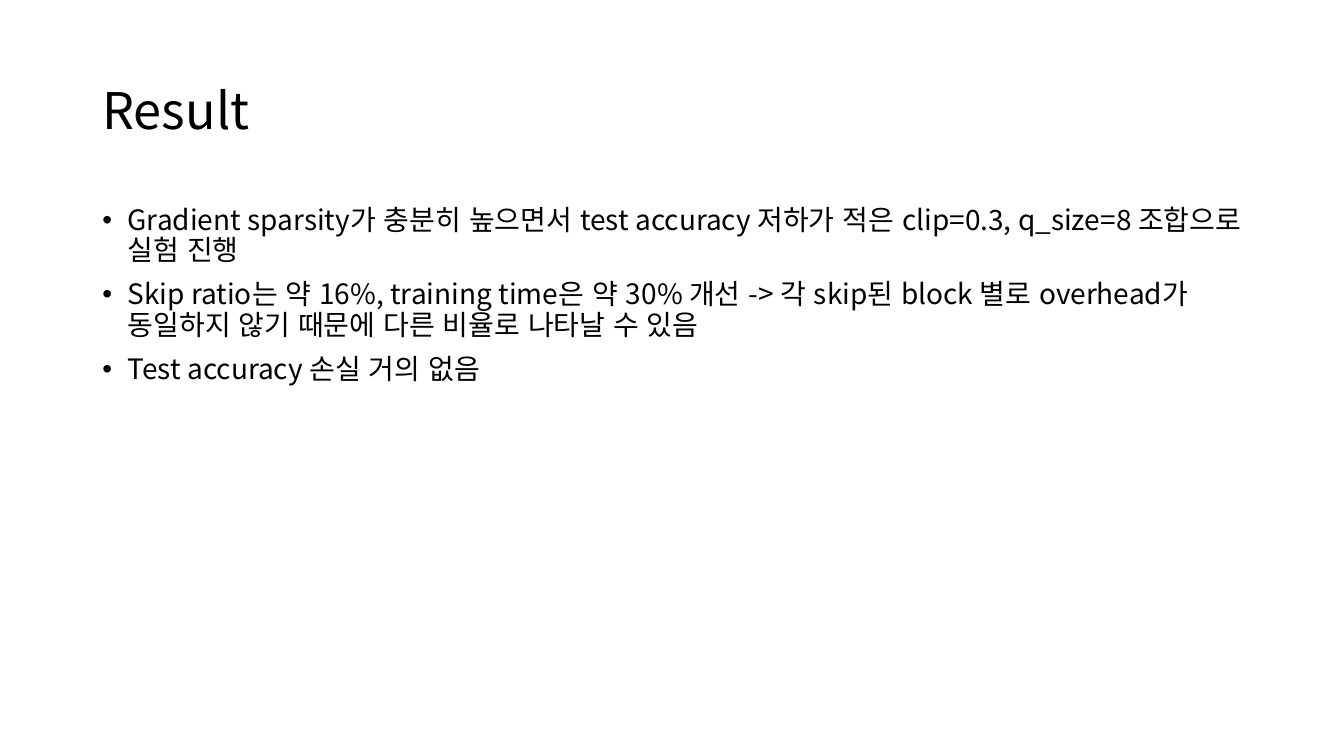
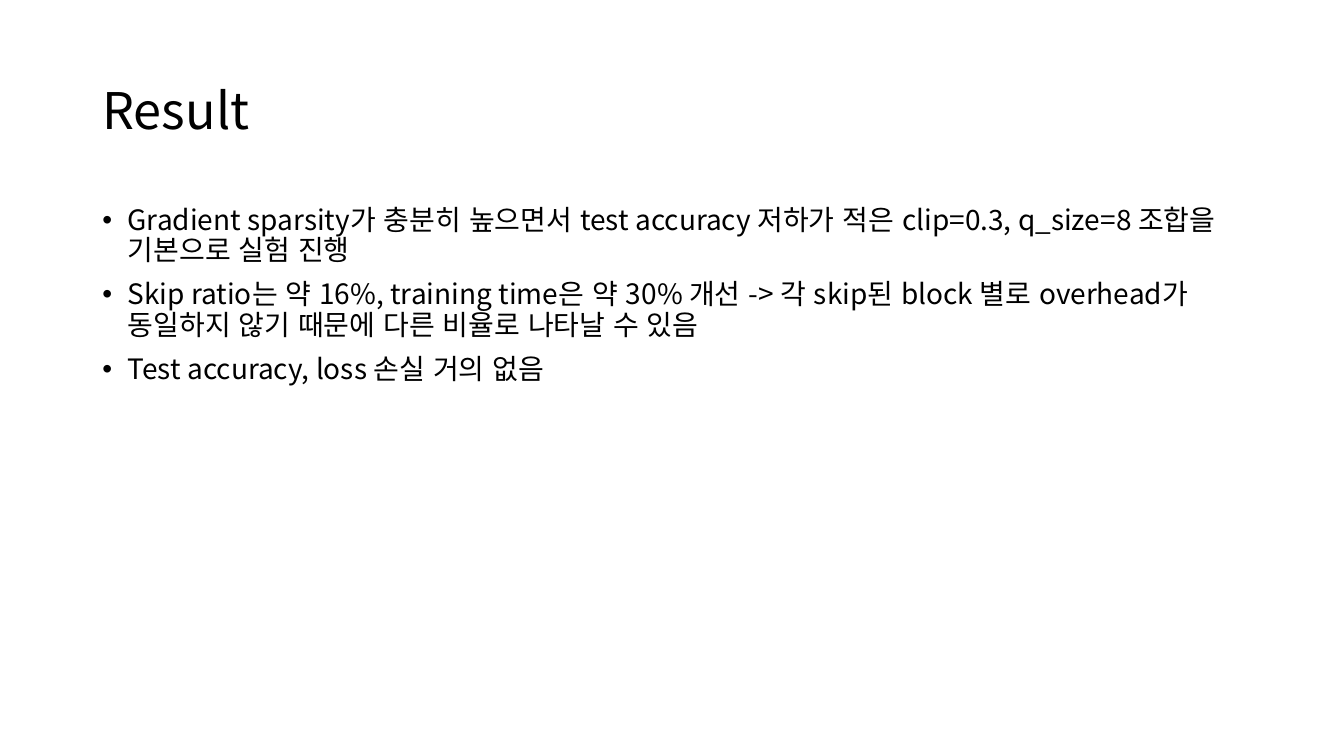
Before and after one commit to jannie601H/BatchCrypt, a slide deck: slide 19 of final_test_logs/data analyze.pptx (slide 18 before the commit). Drawn at 1344x756 pixels with LibreOffice and Linux fonts; fonts in the diff are those of the drawing. Boxes give left, top, right and bottom in pixels: in the first picture for what was removed or moved away, otherwise in the second. Text is boxed around its words. In the diff, an @@ line names an element or a change of style, - is before the commit and + after.

Commit message:
q_size=4 test data added

```diff
--- a/final_test_logs/data analyze.pptx
+++ b/final_test_logs/data analyze.pptx
@@ text at bbox=[128, 206, 1215, 263]: text changed @@
-• Gradient sparsity가 충분히 높으면서 test accuracy 저하가 적은 clip=0.3, q_size=8 조합으로 실험 진행
+• Gradient sparsity가 충분히 높으면서 test accuracy 저하가 적은 clip=0.3, q_size=8 조합을 기본으로 실험 진행
@@ text at bbox=[128, 355, 545, 386]: text changed @@
-• Test accuracy 손실 거의 없음
+• Test accuracy, loss 손실 거의 없음
```
Also in this commit, not shown: 6 other slides changed, 1 slide added.
